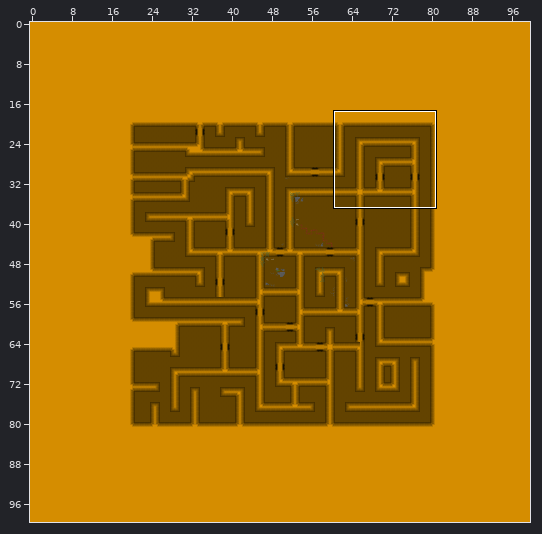
Tiled map -- resources/pyramid.tmx. Above, an overview of the earlier version with the close-up marked.
Close-up. Earlier state:
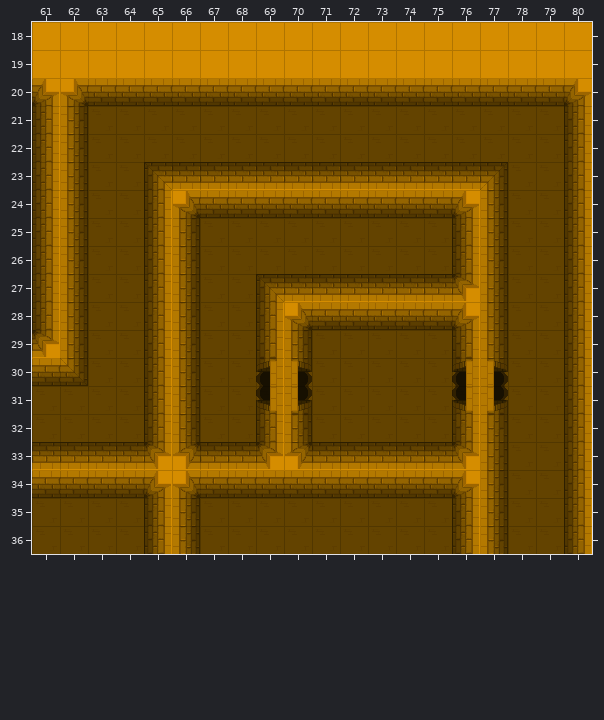
Cells are 32x32 px. Shown: x 61..80, y 18..36. The commit also changed other parts of the map, which this record leaves out.
New version:
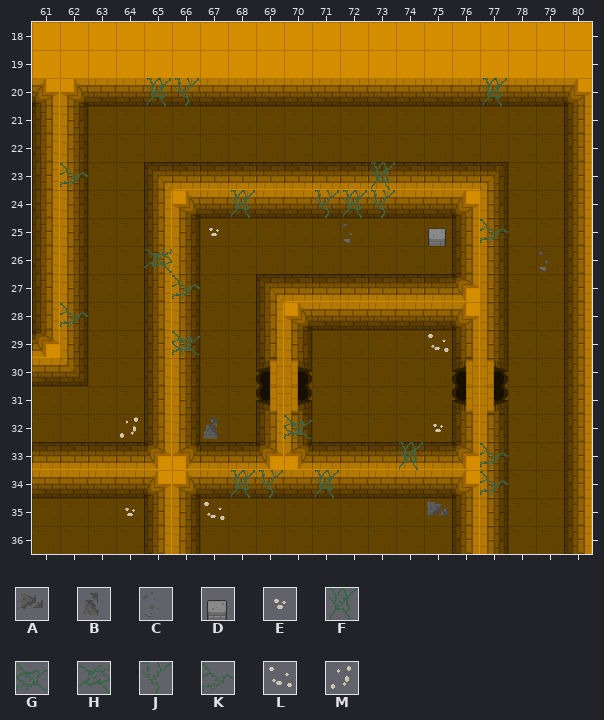
Key: from "deco": A 85, B 85 turned 270, C 100, D 208, E 258, F 272, G 272 turned 270, H 272 turned 90, J 273, K 273 turned 270, L 274, M 274 turned 270.
_ is an empty cell, . an unchanged one.
Changes in this commit:
--- layer "Deco"
@@ x 65..77 @@
-20 __.........._
+20 FJ..........F
@@ x 62..79 @@
-23 _.........._......
-24 ......_..___......
-25 ....._...._.._._..
-26 ..._............._
-27 ...._.............
-28 _.................
-29 ...._........_....
+23 K..........F......
+24 ......F..JFJ......
+25 .....E....C..D.K..
+26 ...H.............C
+27 ....K.............
+28 K.................
+29 ....G........L....
@@ x 64..77 @@
-32 _.._.._...._..
-33 .........._.._
-34 ....__._....._
-35 _.._......._..
+32 M..B..G....E..
+33 ..........F..K
+34 ....FJ.F.....K
+35 E..L.......A..
